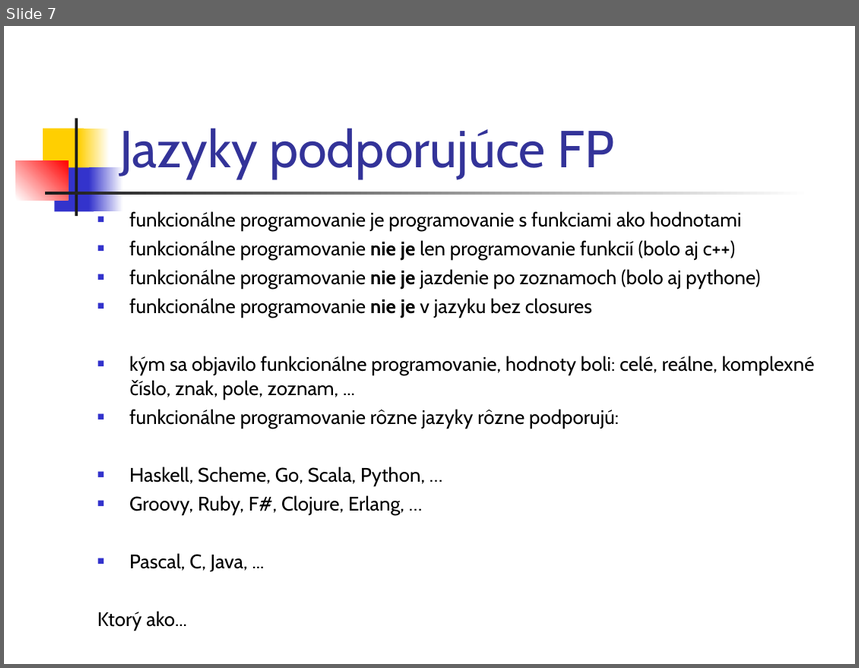
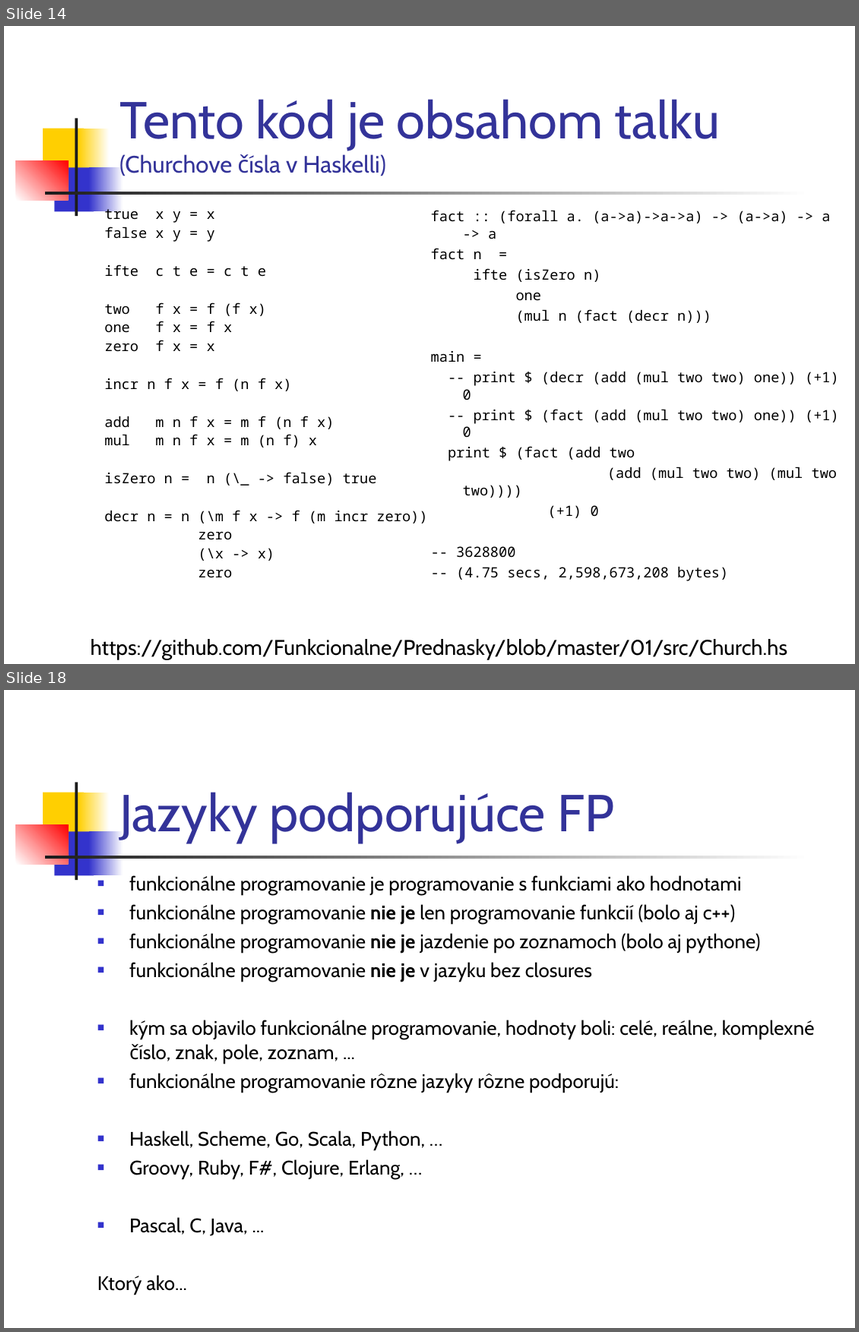
Before and after one commit to Funkcionalne/Prednasky, a slide deck: 01/01_fpro.ppt. Shown one above the other, each under a label of ours: slide 7 before the commit, slides 14 and 18 after it; the slides between them are not shown. The pictures are 859x668 and 859x1332 pixels, drawn with LibreOffice and Linux fonts; fonts in the diff are those of the drawing. Boxes give left, top, right and bottom in pixels: in the first picture for what was removed or moved away, otherwise in the second. Text is boxed around its words. In the diff, an @@ line names an element or a change of style, - is before the commit and + after.

```diff
--- a/01/01_fpro.ppt
+++ b/01/01_fpro.ppt
@@ slide 14 added at [4,26,855,664], background #FFFFFF; not listed: 7 template elements that a slide beside it also shows @@
@@ title added at [120,99,721,176], 20 pt, text #333399 @@
+Tento kód je obsahom talku
+(Churchove čísla v Haskelli)
@@ text added at [104,206,427,579], 12 pt, text #000000 @@
+true x y = x
+false x y = y
+ifte c t e = c t e
+two f x = f (f x)
+one f x = f x
+zero f x = x
+incr n f x = f (n f x)
+add m n f x = m f (n f x)
+mul m n f x = m (n f) x
+isZero n = n (\_ -> false) true
+decr n = n (\m f x -> f (m incr zero))
+zero
+(\x -> x)
+zero
@@ text added at [431,210,839,582], 12 pt, text #000000 @@
+fact :: (forall a. (a->a)->a->a) -> (a->a) -> a -> a
+fact n =
+ifte (isZero n)
+one
+(mul n (fact (decr n)))
+main =
+-- print $ (decr (add (mul two two) one)) (+1) 0
+-- print $ (fact (add (mul two two) one)) (+1) 0
+print $ (fact (add two
+(add (mul two two) (mul two two))))
+(+1) 0
+-- 3628800
+-- (4.75 secs, 2,598,673,208 bytes)
@@ text added at [91,639,788,660], 18 pt, text #000000 @@
+https://github.com/Funkcionalne/Prednasky/blob/master/01/src/Church.hs
@@ what was slide 7 is now slide 18 @@
```
Also in this commit, not shown: 9 slides changed, 10 other slides added, 8 slides removed, 4 other files.
